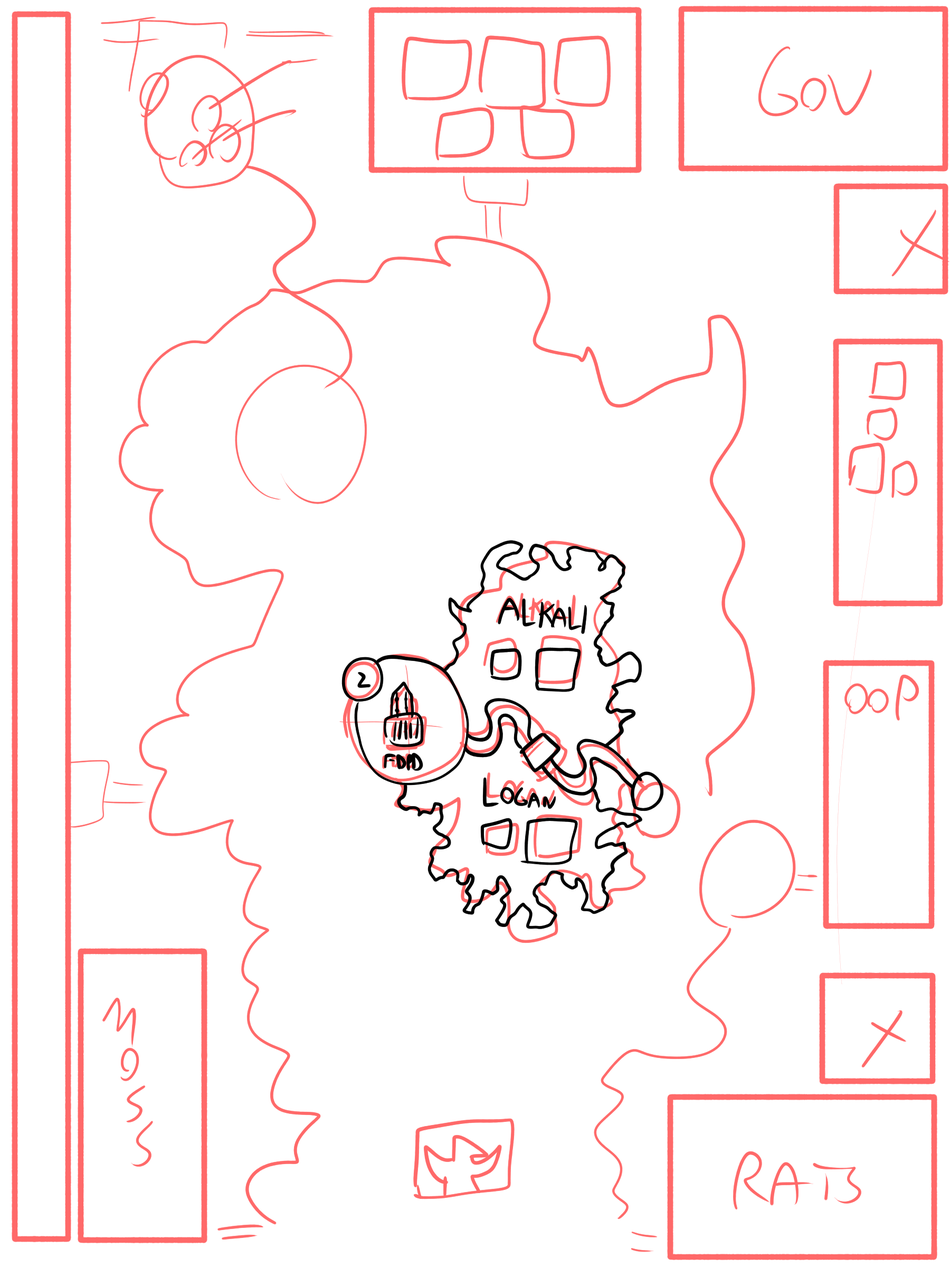
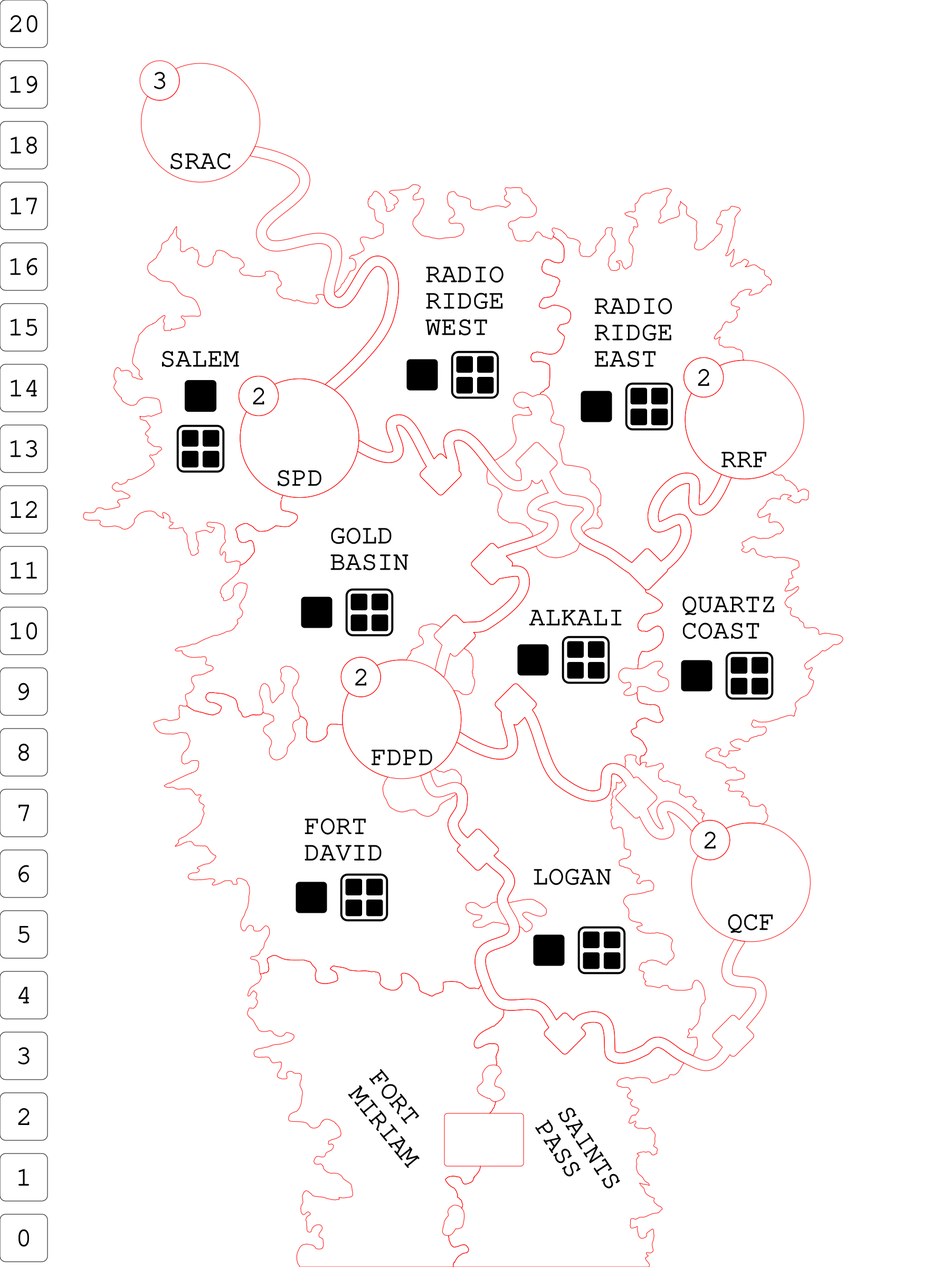
Revision of a layered (950, 1267) image; what changed, layer by layer:
renamed "Lines" to "Sketch Lines", hid it, opacity 100% → 60%, painted on it over [0,0,950,1267]
hid "Guds 1 (R)", painted on it over [0,0,950,1267]
